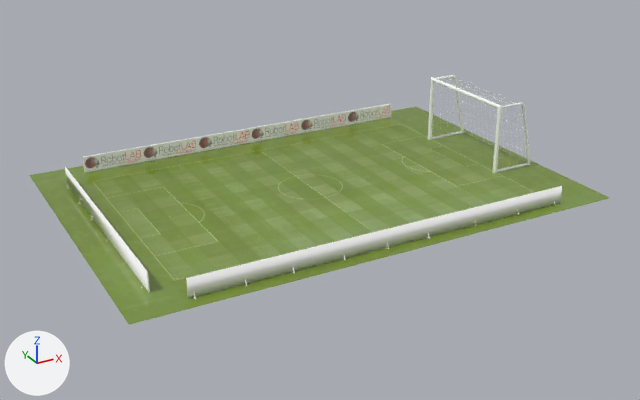
The FBX model assets/models/robot/field.fbx as it was, and as the next commit left it.
Camera for both pictures: a 50 mm lens placed at (-1.63, -3.05, 1.45), pointed at (0.0, -0.09, -0.03). Lighting does not change. The marker at lower left points along +X, +Y and +Z. Where no turn or scale is listed for an object, it has been applied to the vertices.

The first picture shows 'Ad Board Back', 'Ad Board Left', 'Ad Board Right', 'Field', 'Goal'.
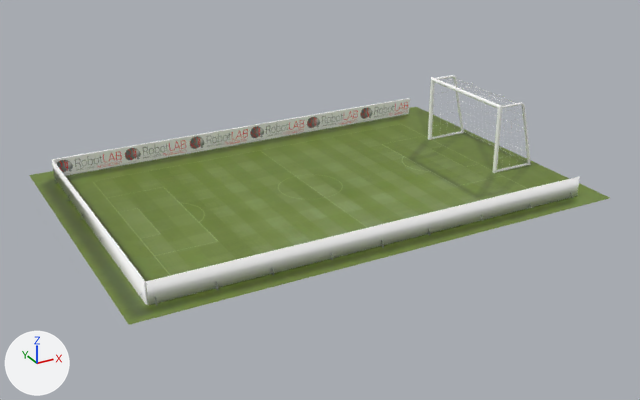
Boxes (x1, y1, x2, y2) around the edits, measured in the pictures (640 x 400 px):
'Field', surface changed: (30, 107, 609, 325) in both
'Ad Board Right', moved, rescaled (15% wider, 14% taller): before (186, 186, 562, 299); after (146, 177, 580, 306)
'Ad Board Left', moved, rescaled (15% wider, 13% taller): before (83, 104, 392, 173); after (53, 98, 410, 176)
'Ad Board Back', moved, rescaled (13% wider, 16% taller): before (65, 167, 150, 292); after (52, 160, 148, 305)

The edits, one by one:
Picture 'field_square_2048_shadows.jpg' (img_field_square_2048_shadows_jpg) is new.
Material 'Material #25' (mat_material__25) changes its picture from img_field_square_1024_jpg to img_field_square_2048_shadows_jpg.
In material 'Material #25' (mat_material__25), roughness goes from 0.0 to 0.434.
Object 'Ad Board Back' (ob_ad_board_back) moves from (-0.896, 0.261, 0.0) to (-0.93, 0.305, 0.0).
Object 'Ad Board Back' (ob_ad_board_back) is rescaled from (0.01, 0.01, 0.01) to (0.0115, 0.0115, 0.0115).
Object 'Ad Board Left' (ob_ad_board_left) moves from (0.003, 0.618, 0.0) to (-0.003, 0.622, 0.0).
Object 'Ad Board Left' (ob_ad_board_left) is rescaled from (0.01, 0.01, 0.01) to (0.0115, 0.0115, 0.0115).
Object 'Ad Board Right' (ob_ad_board_right) moves from (0.003, -0.643, 0.0) to (-0.003, -0.622, 0.0).
Object 'Ad Board Right' (ob_ad_board_right) is rescaled from (0.01, 0.01, 0.01) to (0.0115, 0.0115, 0.0115).
